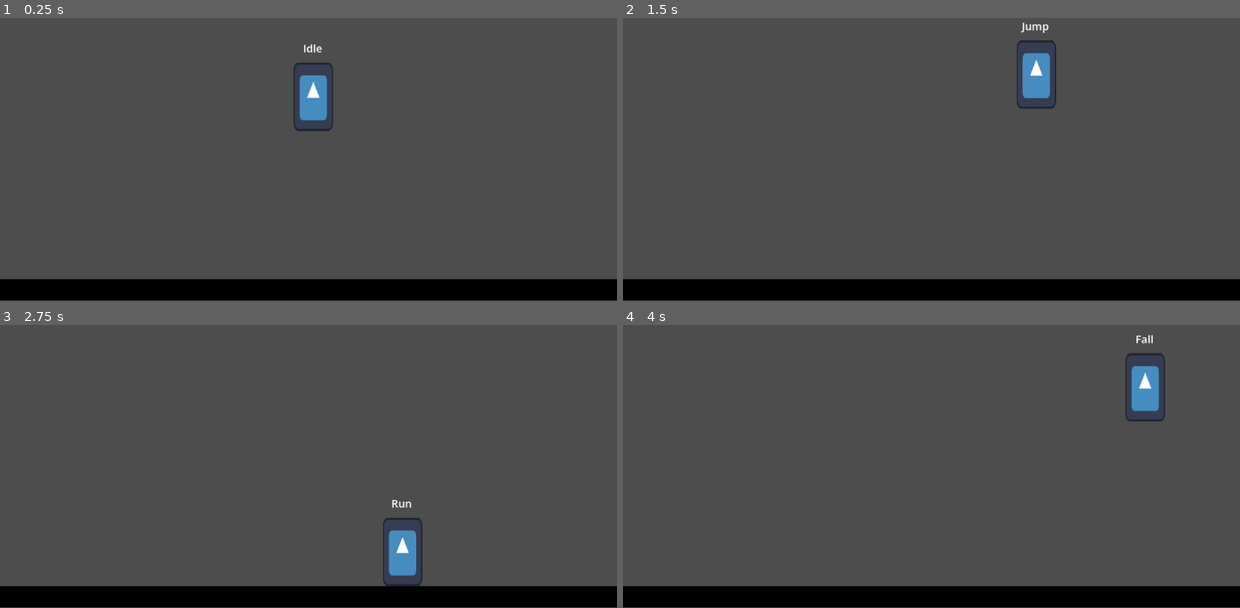
Above: before the commit, frames 1-4 (two rows, left to right).
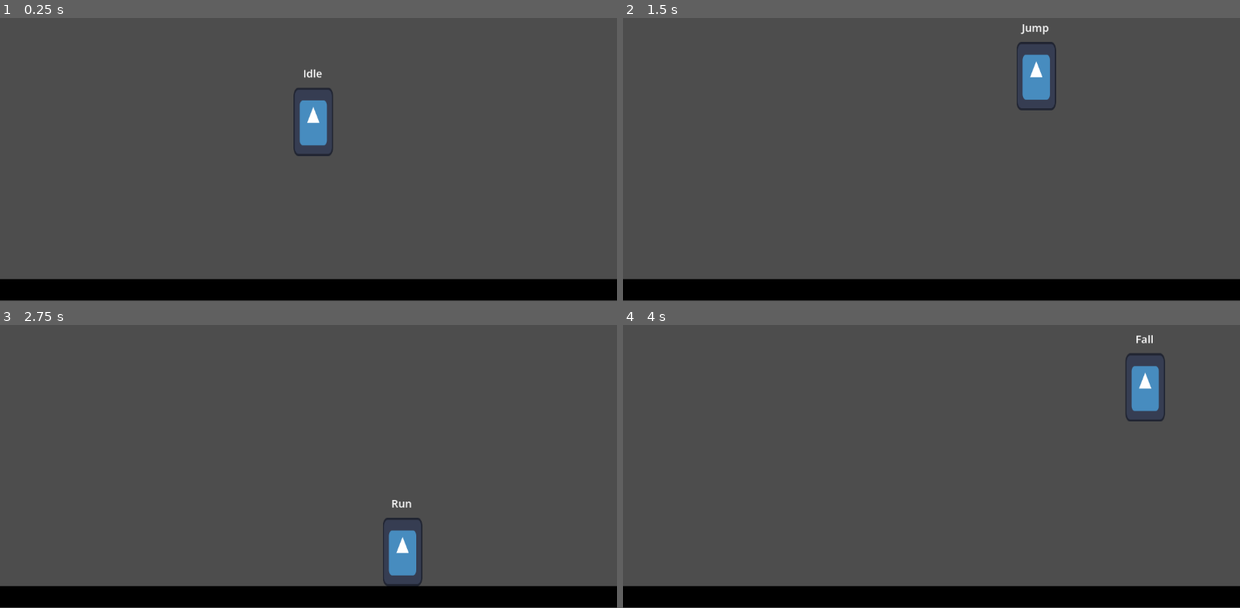
Above: after the commit, the same moments.

Repository: Kitten4u/Fylactory
Game: Godot game, scene res://testing_room.tscn
The game is run twice, just before and just after one commit, with the same random seed, the same clock (stepped at 60 frames per second) and the same inputs. The project has no main scene, so this scene is started directly. The engine's default icon, where the game draws it, is replaced by a stand-in: a white triangle on a blue panel in a dark square.
Inputs:
- Up to frame 1 (0.25 s): no input
- Up to frame 2 (1.5 s): hold Right (Right) from 0.53 s (still down); tap Space (Jump) at 0.77 s
- Up to frame 3 (2.75 s): tap Space (Jump) at 1.52 s; release Right (Right) at 2.03 s; hold Left (Left) from 2.03 s (still down)
- Up to frame 4 (4 s): release Left (Left) at 2.78 s; hold Right (Right) from 2.78 s (still down); tap Space (Jump) at 3.02, 3.77 s

The runs differ from the first frame. In frame 1, 1.2% of the frame differs, in the area x 47-54%, y 9-49%; in frame 2, 0.3%; in frame 3, less than 0.1%; in frame 4, less than 0.1%.

Commit message:
testing
I just want to make sure I'm doing this right man

Diff:
--- a/player/assets/player.gd
+++ b/player/assets/player.gd
@@ -3,6 +3,7 @@
 @export var gravity : float = 980
 @export var moveSpeed : float = 200
 @export var jumpHeight : float = 800
+@export var health : float = 100
 
 var direction : Vector2 = Vector2.RIGHT
 var states : Array [PlayerState]
--- a/testing_room.tscn
+++ b/testing_room.tscn
@@ -20,4 +20,4 @@
 shape = SubResource("RectangleShape2D_y0dcm")
 
 [node name="Player" parent="." unique_id=439054162 instance=ExtResource("1_nnawn")]
-position = Vector2(585, 297)
+position = Vector2(585, 344)
